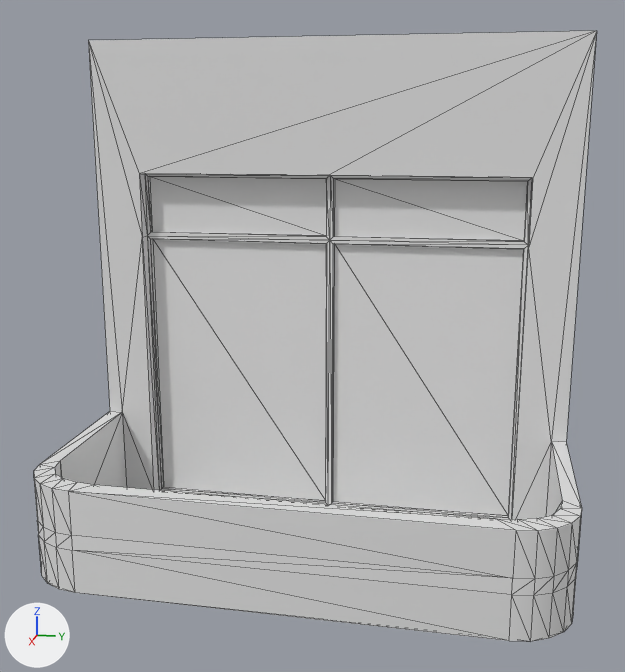
The glTF model addons/building_generator/models/Brazil/art_deco/balcony_04/balcony_04.glb as it was, and as the next commit left it.
Before and after are seen from a 50 mm camera at (5.37, 0.96, 1.01) aimed at (0.74, 0.03, -0.15). Lighting does not change. The marker at lower left points along +X, +Y and +Z. The first picture is the older version. Mesh edges are drawn as thin lines. Vertices at exactly the same position are counted once.

Objects in the first picture: 'balcony_04_open'.
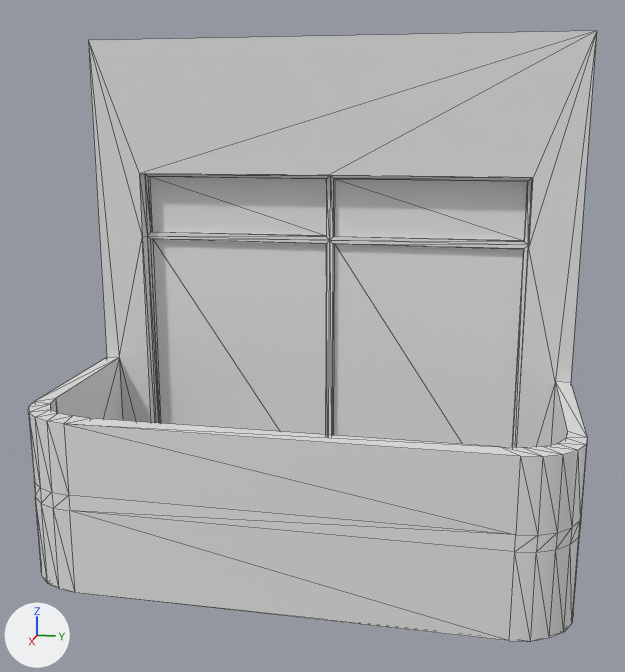
Commit message: fix: updated open balcony models, lifted the balcony

The edits, one by one:
me_cube_023 has 135 vertices, 258 faces and spans x 0.01..1.41, y -1.5..1.5, z -1.5..1.5.
me_cube_023 is used by ob_balcony_04_open; location (0.0, 0.0, 0.0).
me_cube_023 part 1: all 28 vertices in x 0.12..1.41, y -1.5..1.5, z -1.25..-1.15 are moved by (0.0, 0.0, 0.23).
me_cube_023 part 2: all 28 vertices in x 0.12..1.41, y -1.5..1.5, z -0.9 are moved by (0.0, 0.0, 0.38).

What differs and where, as boxes [x1, y1, x2, y2] in the pictures (625 x 672 px; the box of a moved part takes in the faces that stretch with it):
'balcony_04_open', reshaped
    before: [34, 31, 597, 641]
    after: [28, 31, 597, 641]
part 1 of me_cube_023, moved or reshaped
    before: [37, 520, 578, 641]
    after: [34, 482, 581, 641]
part 2 of me_cube_023, moved or reshaped
    before: [34, 31, 597, 579]
    after: [28, 31, 597, 535]
